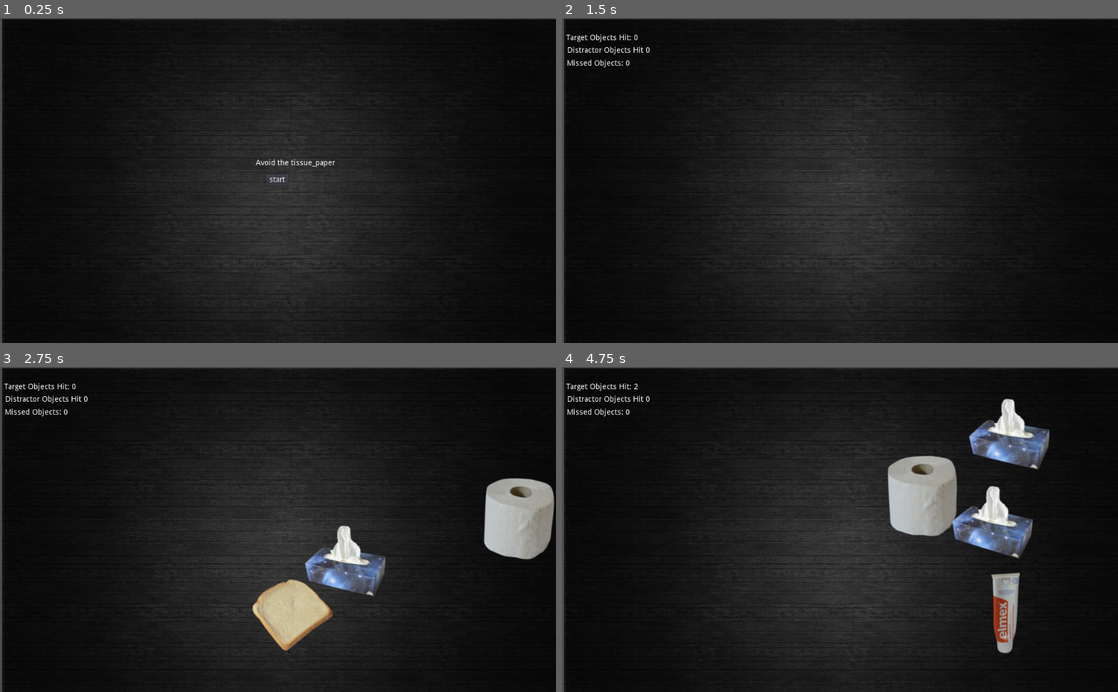
Above: before the commit, frames 1-4 (two rows, left to right).
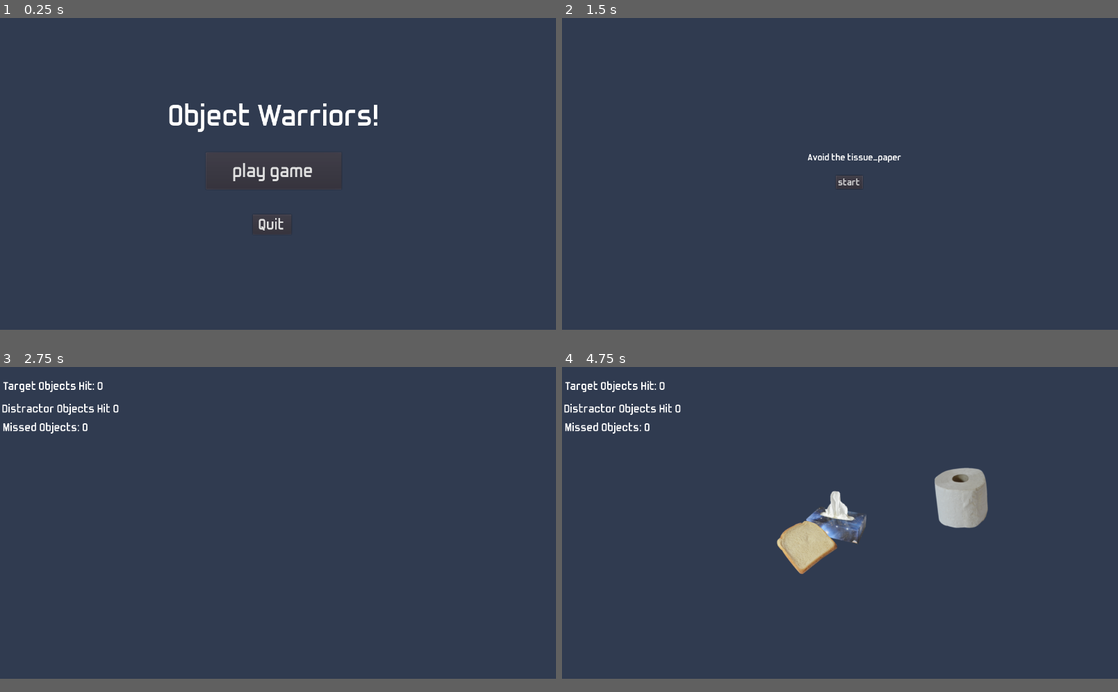
Above: after the commit, the same moments.

Repository: resquenazi/Object_Discrimination_Video_Game
Game: Godot game, scene res://Scenes/MainMenu.tscn
Same seed, same stepped clock (60 frames per second), same inputs: the game is played once before the commit and once after it. Before the commit the project starts from res://Scenes/Game.tscn.
Inputs (mouse positions are in pixels of both pictures, inside the frame that each line leads up to):
- Up to frame 1 (0.25 s): no input
- Up to frame 2 (1.5 s): click (840, 180) at 0.5 s, where only the run before the commit has a clickable "start"; click (845, 209) at 1.25 s, where only the run after the commit has a clickable "Start Game"
- Up to frame 3 (2.75 s): click (289, 539) at 2 s, where only the run after the commit has a clickable "start"
- Up to frame 4 (4.75 s): move the mouse to (1079, 516) at 2.77 s; press the mouse at (1079, 516) at 2.78 s; move the mouse to (895, 539) at 3.52 s; release the mouse at (895, 539) at 3.53 s; click (895, 539) at 3.6 s; move the mouse to (895, 458) at 4.27 s; press the mouse at (895, 458) at 4.28 s
In our replay, the window is 800x468 before the commit and 800x449 after it. These sizes can differ from the game's own. Grey fills any space a smaller window leaves; there, only what the larger window draws over its background counts as a difference.

The runs differ from the first frame. In frame 1, 94% of the frame differs, in the area x 0-100%, y 0-100%; in frame 2, 95%; in frame 3, 95%; in frame 4, 95%.

Commit message:
added main menu, user interface to gather input, changed resolution, made saving system, fixed bugs with Object scenes

Diff:
--- /dev/null
+++ b/Fonts/font.tres
@@ -0,0 +1,7 @@
+[gd_resource type="DynamicFont" load_steps=2 format=2]
+
+[ext_resource path="res://Fonts/TrulyMadlyDpad-a72o.ttf" type="DynamicFontData" id=1]
+
+[resource]
+size = 25
+font_data = ExtResource( 1 )
--- /dev/null
+++ b/Scenes/CursorTrail.tscn
@@ -0,0 +1,20 @@
+[gd_scene load_steps=4 format=2]
+
+[ext_resource path="res://Scripts/CursorTrail.gd" type="Script" id=1]
+
+[sub_resource type="Curve" id=1]
+_data = [ Vector2( 0.225275, 0.509091 ), 0.0, 0.0, 0, 0, Vector2( 0.961539, 1 ), 0.0, 0.0, 0, 0 ]
+
+[sub_resource type="Gradient" id=2]
+offsets = PoolRealArray( 0.0529801, 1 )
+colors = PoolColorArray( 0.292969, 0.286102, 0.286102, 1, 1, 1, 1, 1 )
+
+[node name="CursorTrail" type="Line2D"]
+width = 15.0
+width_curve = SubResource( 1 )
+default_color = Color( 0.592157, 0.603922, 0.647059, 1 )
+gradient = SubResource( 2 )
+joint_mode = 1
+end_cap_mode = 2
+round_precision = 80
+script = ExtResource( 1 )
--- a/Scenes/DistractorObjects.tscn
+++ b/Scenes/DistractorObjects.tscn
@@ -3,7 +3,7 @@
 [ext_resource path="res://Scripts/DistractorObjects.gd" type="Script" id=1]
 
 [sub_resource type="CircleShape2D" id=1]
-radius = 70.0643
+radius = 57.4048
 
 [node name="DistractorObjects" type="RigidBody2D"]
 script = ExtResource( 1 )
--- a/Scenes/Game.tscn
+++ b/Scenes/Game.tscn
@@ -1,82 +1,104 @@
-[gd_scene load_steps=7 format=2]
+[gd_scene load_steps=11 format=2]
 
-[ext_resource path="res://Sprites/Background/059kcA.jpg" type="Texture" id=1]
+[ext_resource path="res://Fonts/TrulyMadlyDpad-a72o.ttf" type="DynamicFontData" id=1]
 [ext_resource path="res://Scripts/Game.gd" type="Script" id=2]
 [ext_resource path="res://Scenes/TargetObjects.tscn" type="PackedScene" id=3]
 [ext_resource path="res://Scenes/DistractorObjects.tscn" type="PackedScene" id=4]
+[ext_resource path="res://Scenes/CursorTrail.tscn" type="PackedScene" id=5]
+[ext_resource path="res://Fonts/font.tres" type="DynamicFont" id=6]
+
+[sub_resource type="DynamicFont" id=3]
+size = 30
+font_data = ExtResource( 1 )
+
+[sub_resource type="DynamicFont" id=4]
+size = 30
+font_data = ExtResource( 1 )
 
 [sub_resource type="RectangleShape2D" id=1]
-extents = Vector2( 21.9513, 304.367 )
+extents = Vector2( 21.9513, 392.709 )
 
 [sub_resource type="RectangleShape2D" id=2]
-extents = Vector2( 23.839, 301.535 )
+extents = Vector2( 23.839, 391.69 )
 
 [node name="Game" type="Node2D"]
 script = ExtResource( 2 )
 TargetObjects = ExtResource( 3 )
 DistractorObjects = ExtResource( 4 )
 
-[node name="Background" type="Sprite" parent="."]
-position = Vector2( 514.017, 301.77 )
-scale = Vector2( 0.500725, 0.537127 )
-texture = ExtResource( 1 )
+[node name="ColorRect" type="ColorRect" parent="."]
+anchor_right = 1.0
+anchor_bottom = 1.0
+margin_right = 1367.0
+margin_bottom = 768.0
+color = Color( 0.192157, 0.235294, 0.317647, 1 )
+__meta__ = {
+"_edit_use_anchors_": false
+}
 
 [node name="TargetObjectsScoreLabel" type="Label" parent="."]
 anchor_top = 0.5
 anchor_bottom = 0.5
 margin_left = 8.0
 margin_top = 30.0
-margin_right = 168.0
-margin_bottom = 71.0
+margin_right = 323.0
+margin_bottom = 63.0
+custom_fonts/font = SubResource( 3 )
 text = "Target Objects Hit:"
 __meta__ = {
 "_edit_use_anchors_": false
 }
 
 [node name="DistractorObjectsScoreLabel" type="Label" parent="."]
-margin_left = 10.0
-margin_top = 53.0
-margin_right = 201.0
-margin_bottom = 90.0
+margin_left = 6.22449
+margin_top = 86.0356
+margin_right = 197.224
+margin_bottom = 123.036
+custom_fonts/font = SubResource( 4 )
 text = "Distractor Objects Hit:"
 __meta__ = {
 "_edit_use_anchors_": false
 }
 
 [node name="MissedObjectsLabel" type="Label" parent="."]
-margin_left = 9.38098
-margin_top = 77.3082
-margin_right = 151.381
-margin_bottom = 121.308
+margin_left = 8.4371
+margin_top = 132.053
+margin_right = 150.437
+margin_bottom = 176.053
+custom_fonts/font = SubResource( 3 )
 text = "Missed Objects: "
 __meta__ = {
 "_edit_use_anchors_": false
 }
 
 [node name="GameOver" type="Label" parent="."]
-margin_left = 471.0
-margin_top = 261.0
-margin_right = 560.0
-margin_bottom = 283.0
+margin_left = 604.0
+margin_top = 330.0
+margin_right = 744.0
+margin_bottom = 363.0
+custom_fonts/font = ExtResource( 6 )
 text = "Game Over!"
 __meta__ = {
 "_edit_use_anchors_": false
 }
 
 [node name="Menu" type="CenterContainer" parent="."]
-margin_left = -1.40283
-margin_top = 2.8844
-margin_right = 1021.6
-margin_bottom = 596.884
+anchor_right = 1.0
+anchor_bottom = 1.0
+margin_left = 604.082
+margin_top = 363.05
+margin_right = 808.082
+margin_bottom = 446.05
 __meta__ = {
 "_edit_use_anchors_": false
 }
 
 [node name="Start" type="Button" parent="Menu"]
-margin_left = 491.0
-margin_top = 287.0
-margin_right = 532.0
-margin_bottom = 307.0
+margin_left = 63.0
+margin_top = 22.0
+margin_right = 141.0
+margin_bottom = 61.0
+custom_fonts/font = ExtResource( 6 )
 text = "start"
 
 [node name="TargetObjectsTimer" type="Timer" parent="."]
@@ -87,12 +109,14 @@
 [node name="GameBoarder" type="StaticBody2D" parent="."]
 
 [node name="CollisionShape2D" type="CollisionShape2D" parent="GameBoarder"]
-position = Vector2( -19.8214, 298.264 )
+position = Vector2( -19.8214, 374.632 )
 shape = SubResource( 1 )
 
 [node name="CollisionShape2D2" type="CollisionShape2D" parent="GameBoarder"]
-position = Vector2( 1045.81, 299.208 )
+position = Vector2( 1388.92, 383.113 )
 shape = SubResource( 2 )
+
+[node name="CursorTrail" parent="." instance=ExtResource( 5 )]
 [connection signal="pressed" from="Menu/Start" to="." method="_on_Start_pressed"]
 [connection signal="timeout" from="TargetObjectsTimer" to="." method="_on_TargetObjectsTimer_timeout"]
 [connection signal="timeout" from="DistractorObjectsTimer" to="." method="_on_DistractorObjectsTimer_timeout"]
--- /dev/null
+++ b/Scenes/MainMenu.tscn
@@ -0,0 +1,64 @@
+[gd_scene load_steps=6 format=2]
+
+[ext_resource path="res://Fonts/TrulyMadlyDpad-a72o.ttf" type="DynamicFontData" id=1]
+[ext_resource path="res://font.tres" type="DynamicFont" id=2]
+[ext_resource path="res://Scripts/MainMenu.gd" type="Script" id=3]
+
+[sub_resource type="DynamicFont" id=1]
+size = 40
+font_data = ExtResource( 1 )
+
+[sub_resource type="DynamicFont" id=2]
+size = 50
+font_data = ExtResource( 1 )
+
+[node name="Main" type="Control"]
+anchor_right = 1.0
+anchor_bottom = 1.0
+script = ExtResource( 3 )
+__meta__ = {
+"_edit_use_anchors_": false
+}
+
+[node name="ColorRect" type="ColorRect" parent="."]
+anchor_right = 1.0
+anchor_bottom = 1.0
+color = Color( 0.192157, 0.235294, 0.317647, 1 )
+__meta__ = {
+"_edit_use_anchors_": false
+}
+
+[node name="Label" type="Label" parent="."]
+anchor_left = 0.5
+anchor_right = 0.5
+margin_left = -267.5
+margin_top = 196.576
+margin_right = 267.5
+margin_bottom = 298.576
+custom_fonts/font = ExtResource( 2 )
+text = "Object Warriors!"
+__meta__ = {
+"_edit_use_anchors_": false
+}
+
+[node name="Quit" type="Button" parent="."]
+margin_left = 620.84
+margin_top = 483.661
+margin_right = 715.84
+margin_bottom = 532.661
+custom_fonts/font = SubResource( 1 )
+text = "Quit"
+__meta__ = {
+"_edit_use_anchors_": false
+}
+
+[node name="PlayGame" type="Button" parent="."]
+margin_left = 506.289
+margin_top = 330.926
+margin_right = 839.289
+margin_bottom = 421.926
+custom_fonts/font = SubResource( 2 )
+text = "play game"
+__meta__ = {
+"_edit_use_anchors_": false
+}
--- a/Scenes/TargetObjects.tscn
+++ b/Scenes/TargetObjects.tscn
@@ -3,7 +3,7 @@
 [ext_resource path="res://Scripts/TargetObjects.gd" type="Script" id=1]
 
 [sub_resource type="CircleShape2D" id=1]
-radius = 68.4487
+radius = 45.4649
 
 [node name="TargetObjects" type="RigidBody2D"]
 script = ExtResource( 1 )
--- /dev/null
+++ b/Scenes/UserInput.tscn
@@ -0,0 +1,68 @@
+[gd_scene load_steps=3 format=2]
+
+[ext_resource path="res://Fonts/font.tres" type="DynamicFont" id=1]
+[ext_resource path="res://Scripts/UserInput.gd" type="Script" id=2]
+
+[node name="PlayerInput" type="Control"]
+anchor_right = 1.0
+anchor_bottom = 1.0
+script = ExtResource( 2 )
+__meta__ = {
+"_edit_use_anchors_": false
+}
+
+[node name="ColorRect" type="ColorRect" parent="."]
+anchor_right = 1.0
+anchor_bottom = 1.0
+margin_left = 2.9967
+margin_top = -1.49826
+margin_right = 2.9967
+margin_bottom = -1.49829
+color = Color( 0.192157, 0.235294, 0.317647, 1 )
+__meta__ = {
+"_edit_use_anchors_": false
+}
+
+[node name="LineEdit" type="LineEdit" parent="."]
+anchor_left = 0.5
+anchor_top = 0.5
+anchor_right = 0.5
+anchor_bottom = 0.5
+margin_left = -110.0
+margin_top = -46.0
+margin_right = 139.0
+margin_bottom = 12.0
+custom_fonts/font = ExtResource( 1 )
+align = 1
+__meta__ = {
+"_edit_use_anchors_": false
+}
+
+[node name="Name" type="Label" parent="."]
+anchor_left = 0.5
+anchor_right = 0.5
+margin_left = -19.9999
+margin_top = 300.0
+margin_right = 38.0001
+margin_bottom = 327.0
+custom_fonts/font = ExtResource( 1 )
+text = "Name:"
+align = 1
+__meta__ = {
+"_edit_use_anchors_": false
+}
+
+[node name="StartGame" type="Button" parent="."]
+anchor_left = 0.5
+anchor_top = 0.5
+anchor_right = 0.5
+anchor_bottom = 0.5
+margin_left = -62.5685
+margin_top = 32.4264
+margin_right = 88.4315
+margin_bottom = 109.426
+custom_fonts/font = ExtResource( 1 )
+text = "Start Game"
+__meta__ = {
+"_edit_use_anchors_": false
+}
--- /dev/null
+++ b/Scripts/CursorTrail.gd
@@ -0,0 +1,11 @@
+extends Line2D
+
+var length = 10
+
+func _process(delta):
+	if Input.is_action_pressed("click"):
+		add_point(get_global_mouse_position())
+		while get_point_count() > length:
+			remove_point(0)
+	if Input.is_action_just_released("click"):
+		clear_points()
--- a/Scripts/DistractorObjects.gd
+++ b/Scripts/DistractorObjects.gd
@@ -1,7 +1,7 @@
 extends RigidBody2D
 
 var pos
-var w = 80
+var w = 100
 var mousePos = Vector2()
 var jump = randi()%50+250
 var dir = randi()%200-50
@@ -25,6 +25,6 @@
 		and mousePos.y <= pos.y + w:
 				get_parent().distractorObjectsPoints += 1
 				queue_free()
-	if global_position.y > 500:
+	if global_position.y > 600:
 		get_parent().fallingObjects +=1
 		queue_free() #clear cache
--- a/Scripts/Game.gd
+++ b/Scripts/Game.gd
@@ -33,7 +33,7 @@
 
 	# determine when game ends
 	if start and !end:
-		if fallingObjects >= 4:
+		if fallingObjects >= 10:
 			end = true
 		if targetObjectsPoints > cDif:
 			cDif += 10
@@ -45,6 +45,8 @@
 	# end text
 	else:
 		$GameOver.set_text("Game Over!")
+		_save()
+
 
 ## instance scenes
 func _on_Start_pressed():
@@ -59,17 +61,29 @@
 func _on_TargetObjectsTimer_timeout():
 	if !end:
 		var t = TargetObjects.instance()
-		t.global_position = Vector2(randi()%900+100, 500)
+		t.global_position = Vector2(randi()%900+100, 600) #Vector2(#,#) controls x & y start positions of objects
 		add_child(t)
 	else:
-		#$final.play()
 		$TargetObjectsTimer.stop()
 
 func _on_DistractorObjectsTimer_timeout():
 	if !end:
 		var d = DistractorObjects.instance()
-		d.global_position = Vector2(randi()%900+100, 500)
+		d.global_position = Vector2(randi()%900+100, 600) #Vector2(#,#) controls x & y start positions of objects
 		add_child(d)
 	else:
-		#$final.play()
 		$DistractorObjectsTimer.stop()
+
+func _save():
+	# Create an empty string to hold the information
+	var data = ""
+	data += "Target_Objects_Points: " + str(targetObjectsPoints)
+	data += "\n"
+	data += "Distractor_Objects_Points " + str(distractorObjectsPoints)
+	data += "\n"
+	data += "Missed_Objects: " + str(fallingObjects)
+	var new_file = File.new()
+	new_file.open("res://savegame.txt", File.WRITE)
+	# Store the data and close the file
+	new_file.store_line(data)
+	new_file.close()
--- /dev/null
+++ b/Scripts/MainMenu.gd
@@ -0,0 +1,12 @@
+extends Control
+
+func _ready():
+	$PlayGame.connect("pressed", self, "PlayGame")
+	$Quit.connect("pressed", self, "Quit")
+
+func PlayGame():
+	get_tree().change_scene("res://Scenes/UserInput.tscn")
+
+
+func Quit():
+	get_tree().quit()
--- a/Scripts/TargetObjects.gd
+++ b/Scripts/TargetObjects.gd
@@ -1,7 +1,7 @@
 extends RigidBody2D
 
 var pos
-var w = 80
+var w = 100
 var mousePos = Vector2()
 var jump = randi()%50+250
 var dir = randi()%200-50
@@ -24,6 +24,6 @@
 		and mousePos.y <= pos.y + w:
 				get_parent().targetObjectsPoints += 1
 				queue_free()
-	if global_position.y > 500:
+	if global_position.y > 600:
 		get_parent().fallingObjects +=1
 		queue_free() #clear cache
--- /dev/null
+++ b/Scripts/UserInput.gd
@@ -0,0 +1,15 @@
+extends Control
+
+var playername
+
+# Called when the node enters the scene tree for the first time.
+func _ready():
+	$StartGame.connect("pressed", self, "StartGame")
+
+
+func StartGame():
+	get_tree().change_scene("res://Scenes/Game.tscn")
+
+func _onLineEdittextentered(newtext):
+	playername = newtext
+	print(playername)
--- a/default_env.tres
+++ /dev/null
@@ -1,7 +0,0 @@
-[gd_resource type="Environment" load_steps=2 format=2]
-
-[sub_resource type="ProceduralSky" id=1]
-
-[resource]
-background_mode = 2
-background_sky = SubResource( 1 )
--- /dev/null
+++ b/font.tres
@@ -0,0 +1,7 @@
+[gd_resource type="DynamicFont" load_steps=2 format=2]
+
+[ext_resource path="res://Fonts/TrulyMadlyDpad-a72o.ttf" type="DynamicFontData" id=1]
+
+[resource]
+size = 80
+font_data = ExtResource( 1 )
--- a/project.godot
+++ b/project.godot
@@ -16,12 +16,16 @@
 [application]
 
 config/name="Fruit Ninja Remake"
-run/main_scene="res://Scenes/Game.tscn"
-config/icon="res://icon.png"
+run/main_scene="res://Scenes/MainMenu.tscn"
 
 [autoload]
 
 Global="*res://Scripts/Global.gd"
+
+[display]
+
+window/size/width=1366
+window/size/height=768
 
 [input]
 
@@ -30,7 +34,3 @@
 "events": [ Object(InputEventMouseButton,"resource_local_to_scene":false,"resource_name":"","device":0,"alt":false,"shi …(212 unchanged characters)…
  ]
 }
-
-[rendering]
-
-environment/default_environment="res://default_env.tres"
Binary file added: Fonts/TrulyMadlyDpad-a72o.ttf
Binary file removed: icon.png
Not shown, removed: icon.png.import
Not shown, added: savegame.txt
Not shown, added: .gitignore
